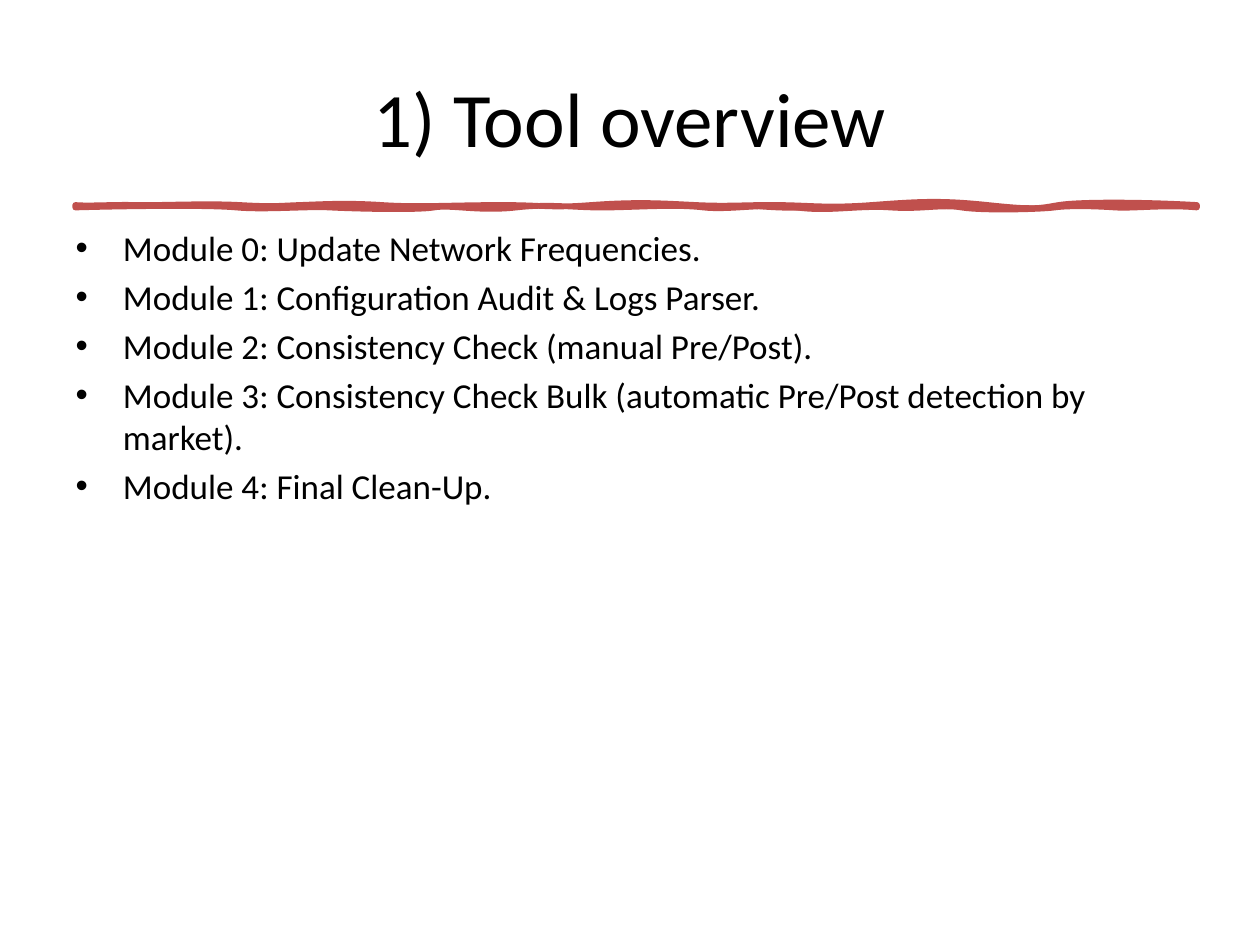
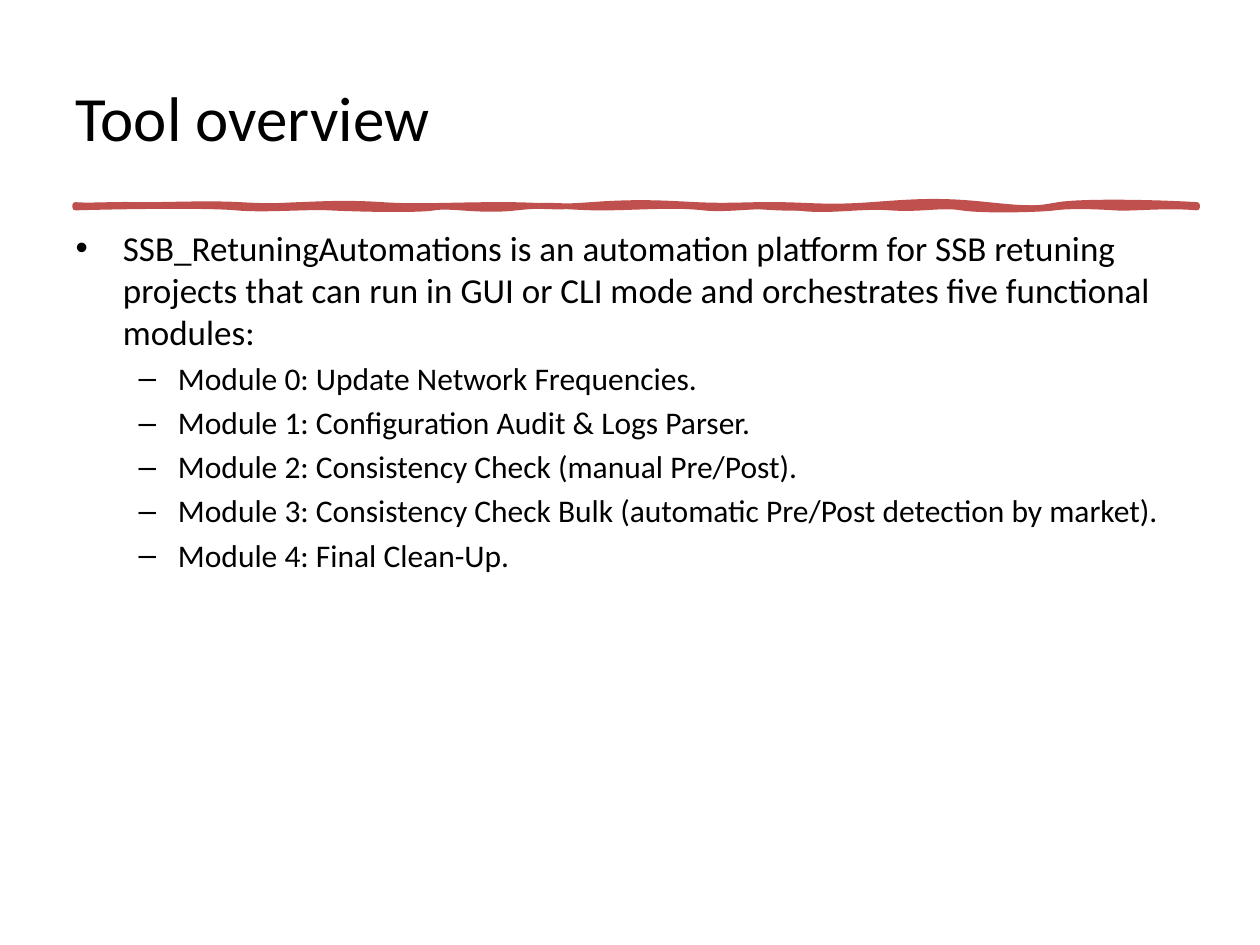
Before and after one commit to jaimetur/SSB_RetuningAutomations, a slide deck: slide 2 of help/SSB-Retuning-Automations-User-Guide-v0.7.1.pptx. Drawn at 1260x945 pixels with LibreOffice and Linux fonts; fonts in the diff are those of the drawing. Boxes give left, top, right and bottom in pixels: in the first picture for what was removed or moved away, otherwise in the second. Text is boxed around its words. In the diff, an @@ line names an element or a change of style, - is before the commit and + after.

```diff
--- a/help/SSB-Retuning-Automations-User-Guide-v0.7.1.pptx
+++ b/help/SSB-Retuning-Automations-User-Guide-v0.7.1.pptx
@@ title at (76,97,429,142): text changed; size 44 to 36 pt @@
-1) Tool overview
+Tool overview
@@ text at (123,236,1150,346): paragraph added @@
+• SSB_RetuningAutomations is an automation platform for SSB retuning projects that can run in GUI or CLI mode and orchestrates five functional modules:
@@ text at (178,368,1157,572): size 20 to 18 pt in "Module 0: Update Network Frequencies.", "Module 1: Configuration Audit & Logs Parser.", "Module 2: Consistency Check (manual Pre/Post).", "Module 3: Consistency Check Bulk (automatic Pre/Post ..." and 1 more places; bullet • to –; list level 1 to 2 in "Module 0: Update Network Frequencies."; list level 1 to 2 in "Module 1: Configuration Audit & ..."; list level 1 to 2 in "Module 2: Consistency Check (manual ..."; list level 1 to 2 in "Module 3: Consistency Check Bulk ..."; list level 1 to 2 in "Module 4: Final Clean-Up." @@
```
Also in this commit, not shown: 6 other slides changed, 34 slides added, 1 slide removed, 5 other files.
